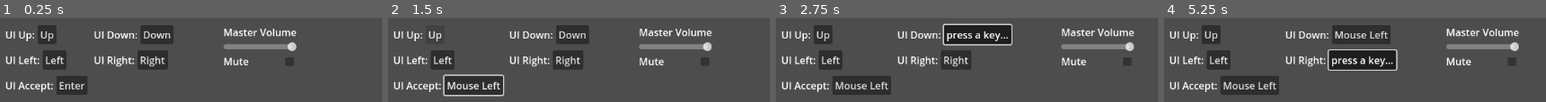
Above: before the commit, frames 1-4 (left to right).
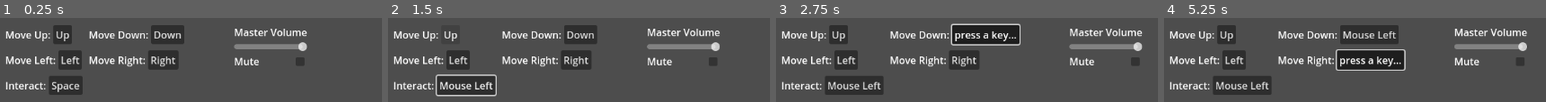
Above: after the commit, the same moments.

Repository: GodotWildJam/gwj-accessibility-scripts
Game: Godot game, scene res://src/options/options_menu_example.tscn
Same seed, same stepped clock (60 frames per second), same inputs: the game is played once before the commit and once after it.
Inputs (mouse positions are in pixels of both pictures, inside the frame that each line leads up to):
- Up to frame 1 (0.25 s): no input
- Up to frame 2 (1.5 s): click (460, 85) at 0.5 s, where only the run before the commit has a clickable "Enter"; click "Up" at 1.25 s
- Up to frame 3 (2.75 s): click "Down" at 2 s
- Up to frame 4 (5.25 s): click "press a key..." at 2.75 s; click "Mouse Left" at 3.5 s; click "Left" at 4.25 s; click "Right" at 5 s

The runs differ from the first frame. In frame 1, 14% of the frame differs, in the area x 1-81%, y 8-92%; in frame 2, 13%; in frame 3, 14%; in frame 4, 15%, in the area x 1-96%, y 8-92%.

Commit message:
Adds non UI input actions for the rebinding example.

Diff:
--- a/Motor/Basic/mappable-keys/project.godot
+++ b/Motor/Basic/mappable-keys/project.godot
@@ -15,6 +15,34 @@
 config/features=PackedStringArray("4.3")
 config/icon="res://icon.png"
 
+[input]
+
+move_up={
+"deadzone": 0.5,
+"events": [Object(InputEventKey,"resource_local_to_scene":false,"resource_name":"","device":-1,"window_id":0,"alt_pressed":false,"shift_pressed":false,"ctrl_pressed":false,"meta_pressed":false,"pressed":false,"keycode":4194320,"physical_keycode":0,"key_label":0,"unicode":0,"location":0,"echo":false,"script":null)
+]
+}
+move_down={
+"deadzone": 0.5,
+"events": [Object(InputEventKey,"resource_local_to_scene":false,"resource_name":"","device":-1,"window_id":0,"alt_pressed":false,"shift_pressed":false,"ctrl_pressed":false,"meta_pressed":false,"pressed":false,"keycode":4194322,"physical_keycode":0,"key_label":0,"unicode":0,"location":0,"echo":false,"script":null)
+]
+}
+move_left={
+"deadzone": 0.5,
+"events": [Object(InputEventKey,"resource_local_to_scene":false,"resource_name":"","device":-1,"window_id":0,"alt_pressed":false,"shift_pressed":false,"ctrl_pressed":false,"meta_pressed":false,"pressed":false,"keycode":4194319,"physical_keycode":0,"key_label":0,"unicode":0,"location":0,"echo":false,"script":null)
+]
+}
+move_right={
+"deadzone": 0.5,
+"events": [Object(InputEventKey,"resource_local_to_scene":false,"resource_name":"","device":-1,"window_id":0,"alt_pressed":false,"shift_pressed":false,"ctrl_pressed":false,"meta_pressed":false,"pressed":false,"keycode":4194321,"physical_keycode":0,"key_label":0,"unicode":0,"location":0,"echo":false,"script":null)
+]
+}
+interact={
+"deadzone": 0.5,
+"events": [Object(InputEventKey,"resource_local_to_scene":false,"resource_name":"","device":-1,"window_id":0,"alt_pressed":false,"shift_pressed":false,"ctrl_pressed":false,"meta_pressed":false,"pressed":false,"keycode":32,"physical_keycode":0,"key_label":0,"unicode":32,"location":0,"echo":false,"script":null)
+]
+}
+
 [physics]
 
 common/enable_pause_aware_picking=true
--- a/Motor/Basic/mappable-keys/src/options/options_menu_example.tscn
+++ b/Motor/Basic/mappable-keys/src/options/options_menu_example.tscn
@@ -29,60 +29,60 @@
 
 [node name="Label" type="Label" parent="HotkeysContainer/GridContainer/UiUp"]
 layout_mode = 2
-text = "UI Up:"
+text = "Move Up:"
 
 [node name="RebindableAction" parent="HotkeysContainer/GridContainer/UiUp" instance=ExtResource("2")]
 layout_mode = 2
 keep_pressed_outside = true
 text = "Up"
-action = "ui_up"
+action = "move_up"
 
 [node name="UiDown" type="HBoxContainer" parent="HotkeysContainer/GridContainer"]
 layout_mode = 2
 
 [node name="Label" type="Label" parent="HotkeysContainer/GridContainer/UiDown"]
 layout_mode = 2
-text = "UI Down:"
+text = "Move Down:"
 
 [node name="RebindableAction" parent="HotkeysContainer/GridContainer/UiDown" instance=ExtResource("2")]
 layout_mode = 2
 text = "Down"
-action = "ui_down"
+action = "move_down"
 
 [node name="UILeft" type="HBoxContainer" parent="HotkeysContainer/GridContainer"]
 layout_mode = 2
 
 [node name="Label" type="Label" parent="HotkeysContainer/GridContainer/UILeft"]
 layout_mode = 2
-text = "UI Left:"
+text = "Move Left:"
 
 [node name="RebindableAction" parent="HotkeysContainer/GridContainer/UILeft" instance=ExtResource("2")]
 layout_mode = 2
 text = "Left"
-action = "ui_left"
+action = "move_left"
 
 [node name="UIRight" type="HBoxContainer" parent="HotkeysContainer/GridContainer"]
 layout_mode = 2
 
 [node name="Label" type="Label" parent="HotkeysContainer/GridContainer/UIRight"]
 layout_mode = 2
-text = "UI Right:"
+text = "Move Right:"
 
 [node name="RebindableAction" parent="HotkeysContainer/GridContainer/UIRight" instance=ExtResource("2")]
 layout_mode = 2
 text = "Right"
-action = "ui_right"
+action = "move_right"
 
 [node name="HBoxContainer" type="HBoxContainer" parent="HotkeysContainer/GridContainer"]
 layout_mode = 2
 
 [node name="Label" type="Label" parent="HotkeysContainer/GridContainer/HBoxContainer"]
 layout_mode = 2
-text = "UI Accept:"
+text = "Interact:"
 
 [node name="RebindableAction" parent="HotkeysContainer/GridContainer/HBoxContainer" instance=ExtResource("2")]
 layout_mode = 2
-action = "ui_accept"
+action = "interact"
 
 [node name="VolumeContainer" type="VBoxContainer" parent="HotkeysContainer"]
 layout_mode = 2
